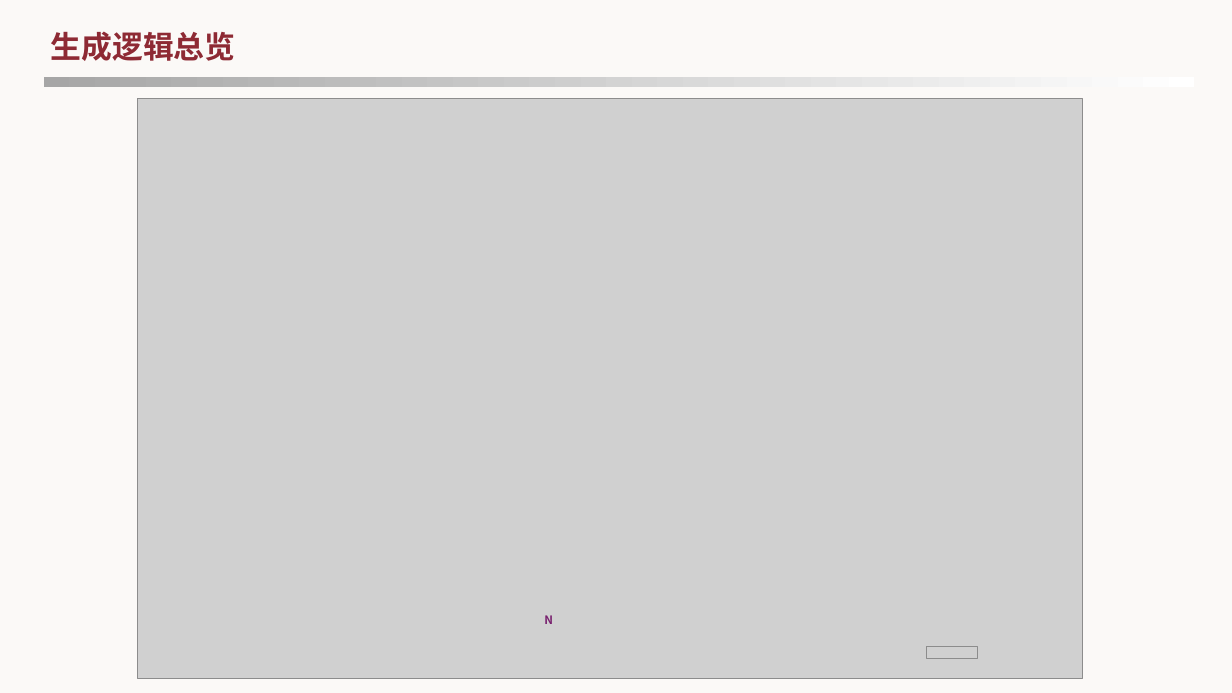
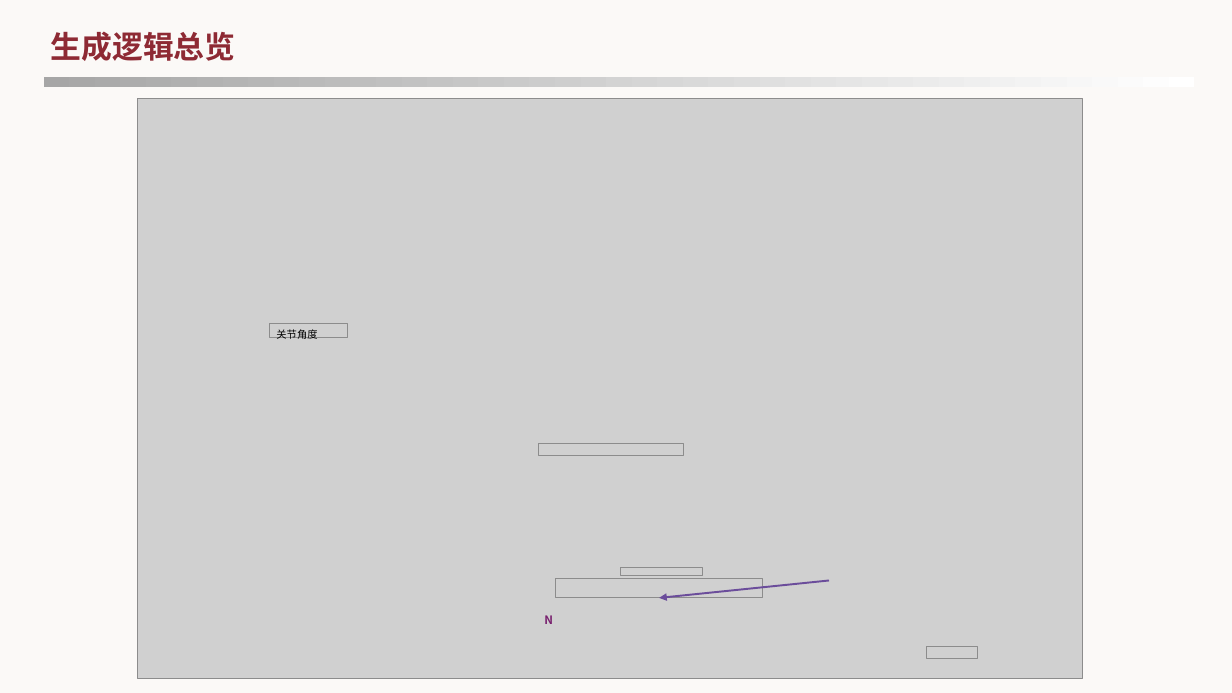
Before and after one commit to zycdengdeng/FFY, a slide deck: slide 7 of 每周汇报/13_08_2026第二周汇报_数据收口与生成闭环.pptx (slide 8 before the commit). Drawn at 1232x693 pixels with LibreOffice and Linux fonts; fonts in the diff are those of the drawing; grey boxes stand for pictures; background and template pictures are left out. Boxes give left, top, right and bottom in pixels: in the first picture for what was removed or moved away, otherwise in the second. Text is boxed around its words. In the diff, an @@ line names an element or a change of style, - is before the commit and + after.

```diff
--- a/每周汇报/13_08_2026第二周汇报_数据收口与生成闭环.pptx
+++ b/每周汇报/13_08_2026第二周汇报_数据收口与生成闭环.pptx
@@ picture added at <box>269,323,348,337</box> @@
@@ text added at <box>276,329,317,339</box>, 8 pt, text #000000 @@
+关节角度
@@ picture added at <box>539,444,684,456</box> @@
@@ picture added at <box>621,568,703,576</box> @@
@@ picture added at <box>555,579,762,599</box> @@
@@ arrow added from (829, 580) to (659, 598), #6B4D9B 1.5 pt @@
```
Also in this commit, not shown: 4 other slides changed.
